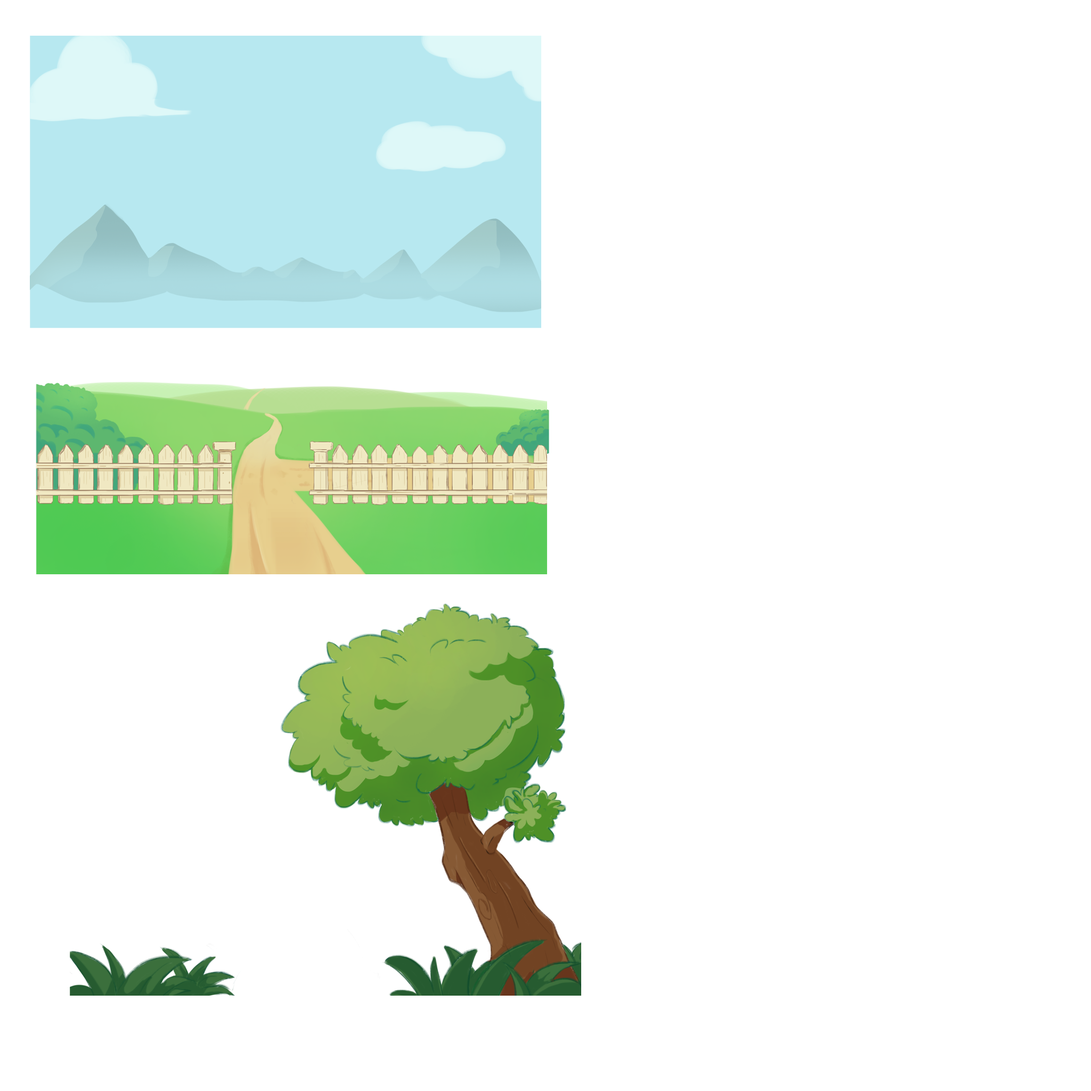
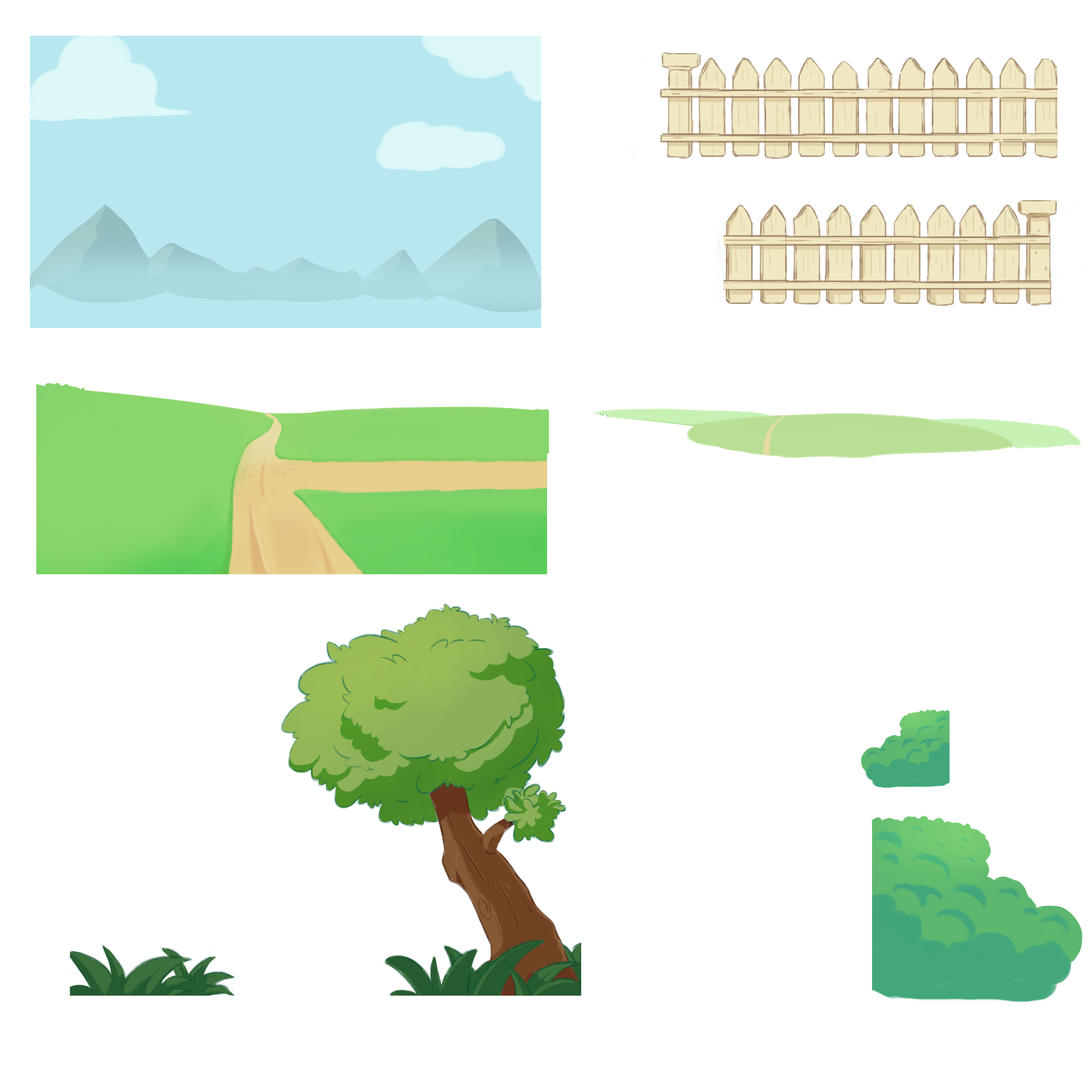
Two versions of the same layered image (1091×1091). Layer-by-layer changes:
added layer "Group 1" in group "Morning" over [631, 51, 1090, 312]
added layer "Layer 18 copy 2" in group "Morning" over [861, 709, 951, 789]
added layer "Layer 18" in group "Morning" over [871, 815, 1083, 1006]
painted on "mid" over [35, 381, 1082, 575]
